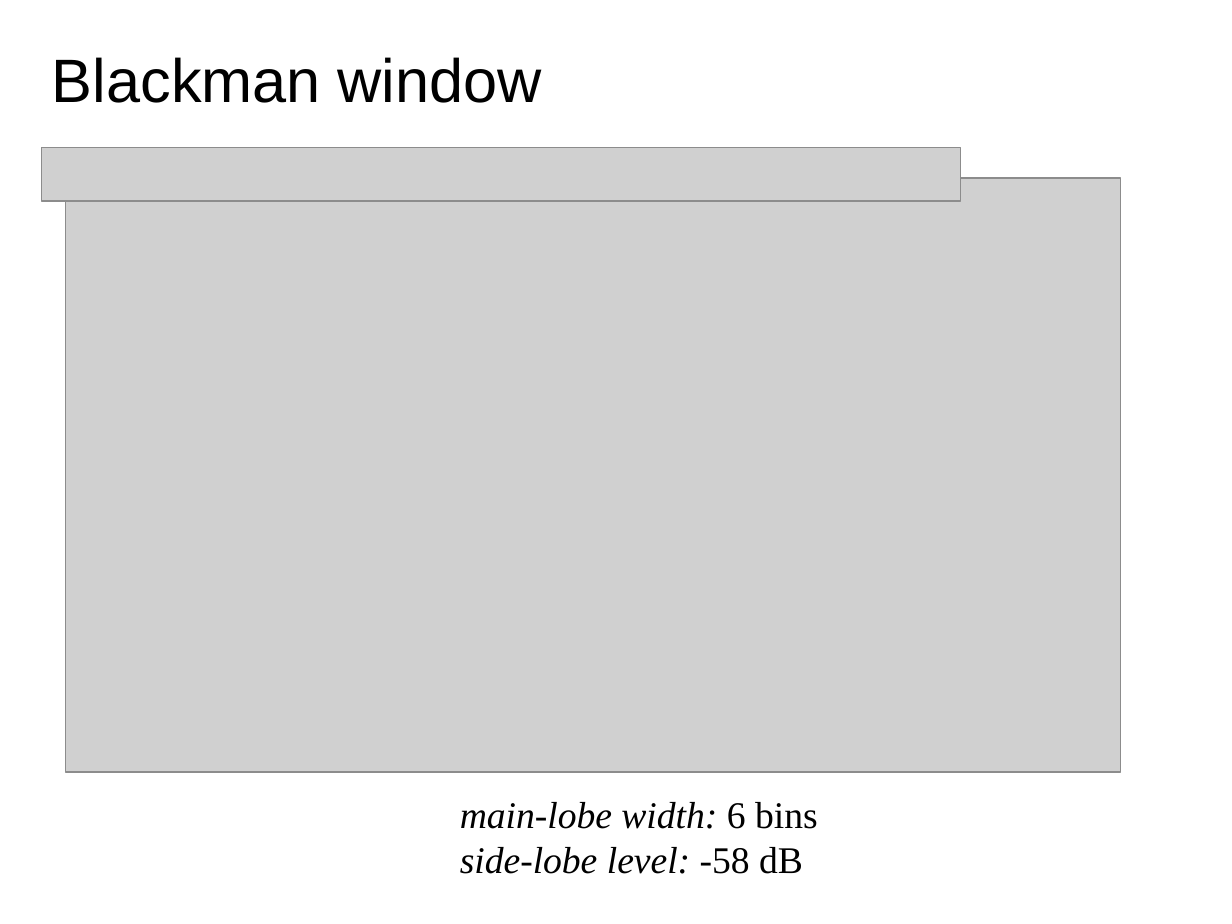
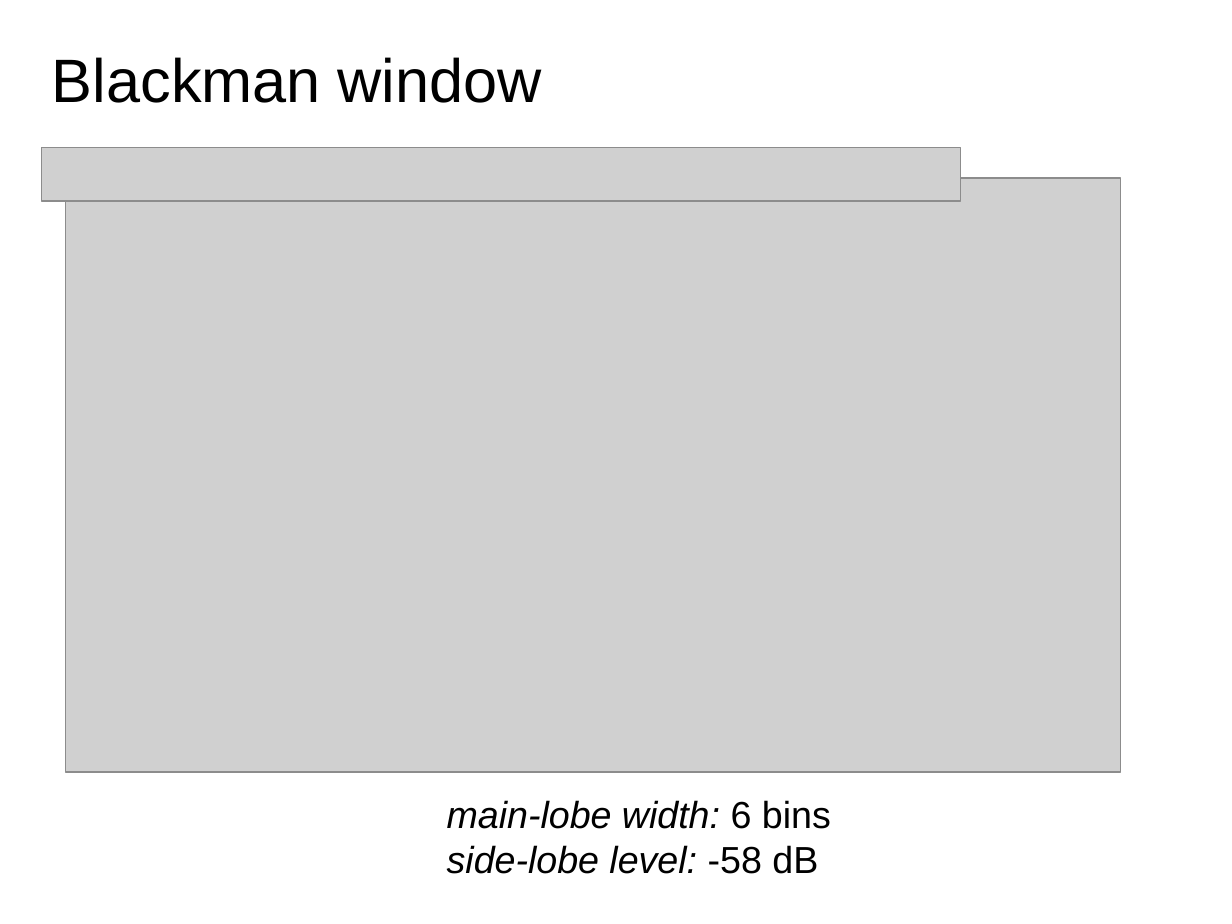
Before and after one commit to MTG/sms-tools, a slide deck: slide 14 of teaching-material/lectures/lect4-STFT/4-STFT.odp. Drawn at 1232x924 pixels with LibreOffice and Linux fonts; fonts in the diff are those of the drawing; grey boxes stand for pictures. Boxes give left, top, right and bottom in pixels: in the first picture for what was removed or moved away, otherwise in the second. Text is boxed around its words. In the diff, an @@ line names an element or a change of style, - is before the commit and + after.

```diff
--- a/teaching-material/lectures/lect4-STFT/4-STFT.odp
+++ b/teaching-material/lectures/lect4-STFT/4-STFT.odp
@@ text "main-lobe width: 6 bins": place and size @@
-text "main-lobe width: 6 bins" at (460, 802, 818, 874)
+text "main-lobe width: 6 bins" at (447, 800, 831, 874)
@@ text "main-lobe width: 6 bins" at (447, 800, 831, 874): font Times New Roman to Arial @@
```
Also in this commit, not shown: 13 other slides changed, 5 slides added, 3 slides removed, 7 other files.
